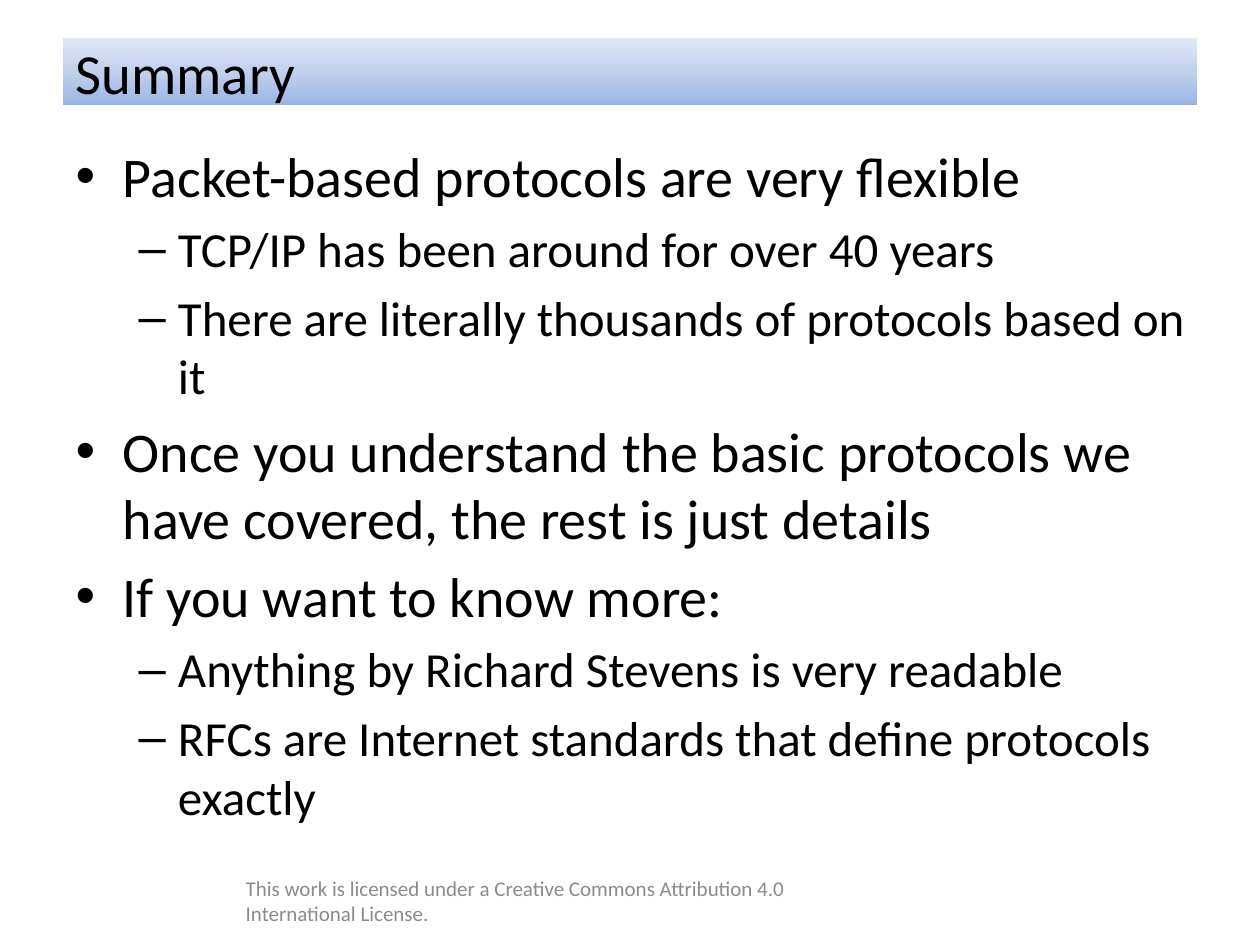
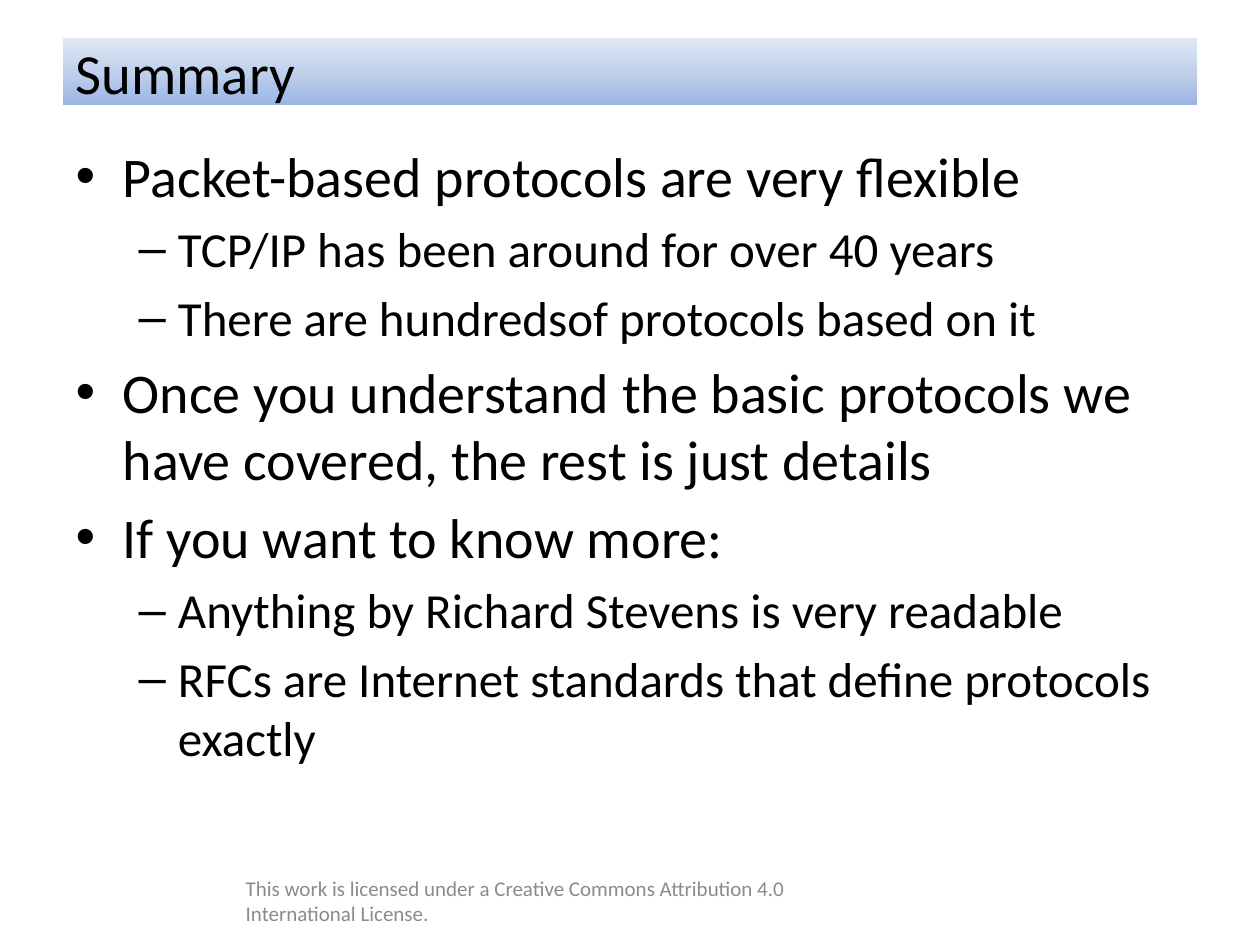
Before and after one commit to rolfeb/cisra-talks, a slide deck: slide 15 of 20140403-how_the_internet_works.pptx. Drawn at 1260x945 pixels with LibreOffice and Linux fonts; fonts in the diff are those of the drawing; background and template pictures are left out. Boxes give left, top, right and bottom in pixels: in the first picture for what was removed or moved away, otherwise in the second. Text is boxed around its words. In the diff, an @@ line names an element or a change of style, - is before the commit and + after.

```diff
--- a/20140403-how_the_internet_works.pptx
+++ b/20140403-how_the_internet_works.pptx
@@ text at (178,302,1036,344): text changed @@
-  – There are literally thousands of protocols based on it
+  – There are hundredsof protocols based on it
```
Also in this commit, not shown: 6 other slides changed, 15 other files.
